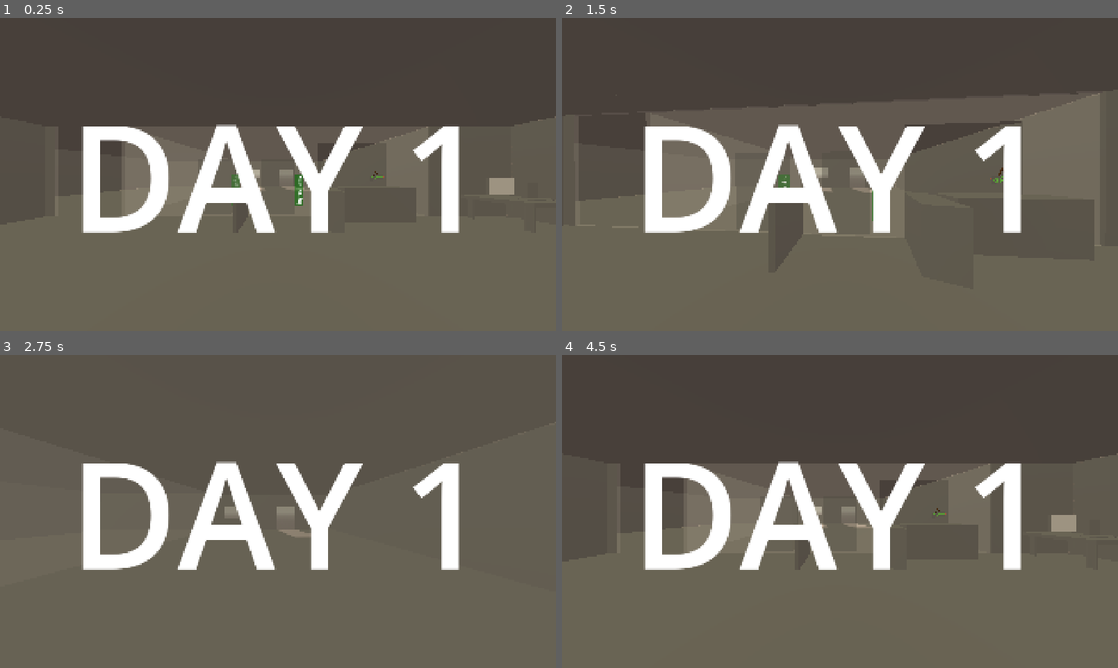
Above: before the commit, frames 1-4 (two rows, left to right).
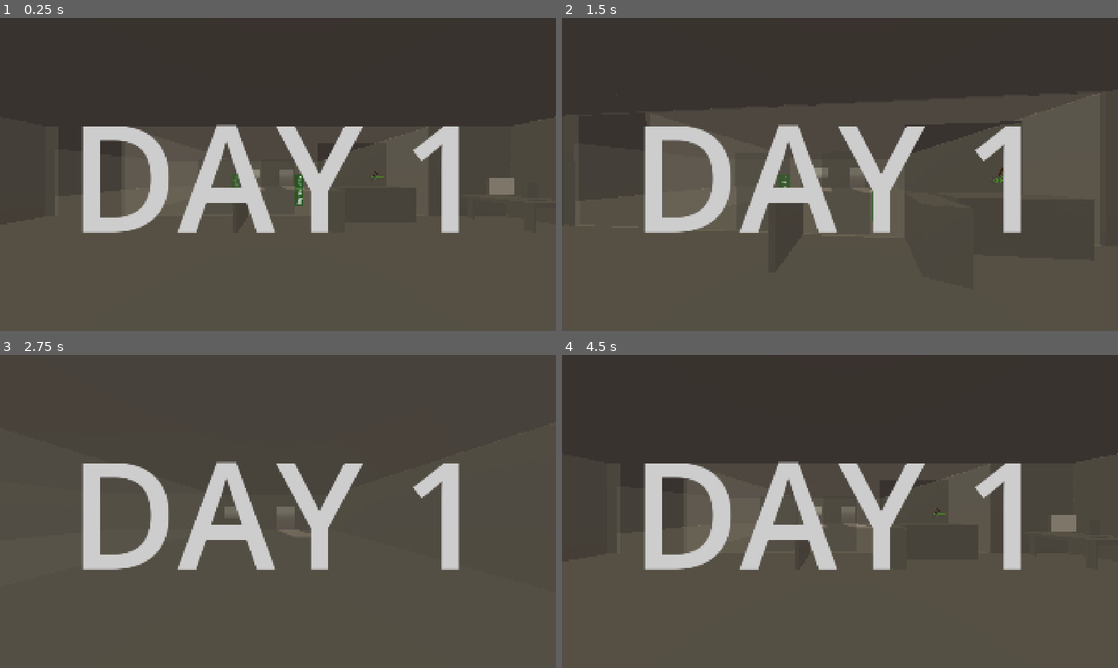
Above: after the commit, the same moments.

Repository: Sunday-Studio-Team/cafe
Game: Godot game, scene res://main.tscn
The game is run twice, just before and just after one commit, with the same random seed, the same clock (stepped at 60 frames per second) and the same inputs. The engine's default icon, where the game draws it, is replaced by a stand-in: a white triangle on a blue panel in a dark square.
Inputs (mouse positions are in pixels of both pictures, inside the frame that each line leads up to):
- Up to frame 1 (0.25 s): no input
- Up to frame 2 (1.5 s): tap Enter at 0.5 s; move the mouse to (867, 174) at 0.52 s; hold E (interact) 0.53-1.28 s; hold W (move_forward) from 0.53 s (still down); move the mouse to (812, 174) at 1.27 s; tap E (interact) at 1.35 s
- Up to frame 3 (2.75 s): keep holding W (move_forward); move the mouse to (289, 505) at 2.02 s; hold Shift (sprint) from 2.03 s (still down); tap E (interact) at 2.3 s
- Up to frame 4 (4.5 s): tap Space at 2.75 s; move the mouse to (834, 517) at 2.77 s; release Shift (sprint) at 2.78 s; tap I at 2.85 s; tap E (interact) at 3.05 s; tap Enter at 3.5 s; move the mouse to (878, 514) at 3.52 s; hold E (interact) 3.53-4.25 s; tap Escape (pause) at 4.15 s; release W (move_forward) at 4.25 s; click "restart" at 4.25 s

The runs differ from the first frame. In frame 1, 9.3% of the frame differs, in the area x 14-97%, y 32-69%; in frame 2, 9.5%, in the area x 2-97%, y 24-73%; in frame 3, 8.6%; in frame 4, 9.3%.

Commit message:
new end screen

Diff:
--- a/godot/autoloads/events.gd
+++ b/godot/autoloads/events.gd
@@ -12,6 +12,7 @@
 signal order_approved(customer: Customer)
 signal customer_left_machine(customer: Customer, drink_score: int)
 signal time_up
+signal end_screen_finished
 signal money_updated(new_value: float, old_value: float)
 signal customer_score_updated(new_value: int, old_value: int)
 signal alert_posted(message: String)
--- a/godot/main.gd
+++ b/godot/main.gd
@@ -101,7 +101,7 @@
 
 func _on_game_timer_timeout() -> void:
 	Events.time_up.emit()
-	await get_tree().create_timer(5, false).timeout
+	await Events.end_screen_finished
 	if (
 		Stats.daily_profit > Stats.daily_profit_goal
 		and Stats.employee_rating > Stats.employee_rating_goal
--- a/godot/main.tscn
+++ b/godot/main.tscn
@@ -18,8 +18,7 @@
 [ext_resource type="PackedScene" uid="uid://dltayqwtj31d1" path="res://ui/pause_menu.tscn" id="11_ycdy4"]
 [ext_resource type="PackedScene" uid="uid://ctyf8qliv65c4" path="res://security_cam.tscn" id="12_dg77c"]
 [ext_resource type="AudioStream" uid="uid://dqymj08g37g78" path="res://audio/time_low.mp3" id="14_yaehf"]
-[ext_resource type="AudioStream" uid="uid://cyuqv1naarl63" path="res://audio/win_shift.wav" id="15_074og"]
-[ext_resource type="AudioStream" uid="uid://cugnia44env4m" path="res://audio/lose_shift.wav" id="16_cegan"]
+[ext_resource type="PackedScene" uid="uid://c1vvwndvemdbo" path="res://ui/end_screen.tscn" id="21_getpj"]
 
 [sub_resource type="WorldBoundaryShape3D" id="WorldBoundaryShape3D_2cqfq"]
 
@@ -299,7 +298,7 @@
 [node name="Player" parent="." unique_id=1025923804 instance=ExtResource("4_1bvp3")]
 transform = Transform3D(1, 0, 0, 0, 1, 0, 0, 0, 1, 0, 0, 8)
 
-[node name="UI" type="CanvasLayer" parent="." unique_id=1922 …(288 unchanged characters)… "lose_points_sound", "low_time_sound", "win_shift_sound", "lose_shift_sound", "cctv_indicator", "alert_indicator")]
+[node name="UI" type="CanvasLayer" parent="." unique_id=1922 …(288 unchanged characters)… "lose_points_sound", "low_time_sound", "cctv_indicator", "alert_indicator")]
 script = ExtResource("5_lquwl")
 profit_label = NodePath("MarginContainer/VBoxContainer/HBoxContainer2/PanelContainer/Scores/Money")
 customer_happiness_label = NodePath("MarginContainer/VBoxContainer/HBoxContainer2/PanelContainer/Scores/Customer")
@@ -316,8 +315,6 @@
 gain_points_sound = NodePath("GainPointsSound")
 lose_points_sound = NodePath("LosePointsSound")
 low_time_sound = NodePath("LowTimeSound")
-win_shift_sound = NodePath("WinShiftSound")
-lose_shift_sound = NodePath("LoseShiftSound")
 cctv_indicator = NodePath("MarginContainer/VBoxContainer/HBoxContainer/CctvIndicator")
 alert_indicator = NodePath("MarginContainer/VBoxContainer/Alert")
 
@@ -487,14 +484,6 @@
 stream = ExtResource("14_yaehf")
 volume_db = -5.0
 
-[node name="WinShiftSound" type="AudioStreamPlayer" parent="UI" unique_id=423305280]
-stream = ExtResource("15_074og")
-volume_db = -5.0
-
-[node name="LoseShiftSound" type="AudioStreamPlayer" parent="UI" unique_id=724415653]
-stream = ExtResource("16_cegan")
-volume_db = -5.0
-
 [node name="PauseMenu" parent="." unique_id=1507952631 instance=ExtResource("11_ycdy4")]
 visible = false
 
@@ -540,5 +529,7 @@
 horizontal_alignment = 1
 vertical_alignment = 1
 
+[node name="EndScreen" parent="." unique_id=1100370049 instance=ExtResource("21_getpj")]
+
 [editable path="SecurityCams/SecurityCam2"]
 [editable path="SecurityCams/SecurityCam4"]
--- /dev/null
+++ b/godot/ui/end_screen.gd
@@ -0,0 +1,33 @@
+extends CanvasLayer
+
+@export var times_up: RichTextLabel
+@export var shift_cleared: RichTextLabel
+@export var shift_failed: RichTextLabel
+@export var time_up_sound: AudioStreamPlayer
+@export var win_shift_sound: AudioStreamPlayer
+@export var lose_shift_sound: AudioStreamPlayer
+
+
+func _ready() -> void:
+	Events.time_up.connect(_on_time_up)
+
+
+func _on_time_up() -> void:
+	get_tree().paused = true
+	times_up.show()
+	#time_up_sound.play()
+	await get_tree().create_timer(2).timeout
+	times_up.hide()
+
+	if (
+		Stats.daily_profit >= Stats.daily_profit_goal
+		and Stats.employee_rating >= Stats.employee_rating_goal
+	):
+		shift_cleared.show()
+		win_shift_sound.play()
+	else:
+		shift_failed.show()
+		lose_shift_sound.play()
+	await get_tree().create_timer(3).timeout
+	get_tree().paused = false
+	Events.end_screen_finished.emit()
--- /dev/null
+++ b/godot/ui/end_screen.tscn
@@ -0,0 +1,79 @@
+[gd_scene format=3 uid="uid://c1vvwndvemdbo"]
+
+[ext_resource type="Script" uid="uid://b8sg6i3bs1b3b" path="res://ui/end_screen.gd" id="1_70k24"]
+[ext_resource type="AudioStream" uid="uid://cyuqv1naarl63" path="res://audio/win_shift.wav" id="2_7ibj4"]
+[ext_resource type="AudioStream" uid="uid://cugnia44env4m" path="res://audio/lose_shift.wav" id="3_ayll7"]
+
+[sub_resource type="Theme" id="Theme_70k24"]
+default_font_size = 128
+
+[node name="EndScreen" type="CanvasLayer" unique_id=1100370049 node_paths=PackedStringArray("times_up", "shift_cleared", "shift_failed", "win_shift_sound", "lose_shift_sound")]
+process_mode = 3
+script = ExtResource("1_70k24")
+times_up = NodePath("MarginContainer/TimesUp")
+shift_cleared = NodePath("MarginContainer/ShiftCleared")
+shift_failed = NodePath("MarginContainer/ShiftFailed")
+win_shift_sound = NodePath("WinShiftSound")
+lose_shift_sound = NodePath("LoseShiftSound")
+
+[node name="MarginContainer" type="MarginContainer" parent="." unique_id=1052151646]
+anchors_preset = 15
+anchor_right = 1.0
+anchor_bottom = 1.0
+grow_horizontal = 2
+grow_vertical = 2
+mouse_filter = 2
+mouse_behavior_recursive = 1
+theme = SubResource("Theme_70k24")
+theme_override_constants/margin_left = 100
+theme_override_constants/margin_top = 100
+theme_override_constants/margin_right = 100
+theme_override_constants/margin_bottom = 100
+
+[node name="TimesUp" type="RichTextLabel" parent="MarginContainer" unique_id=1255215483]
+visible = false
+layout_mode = 2
+theme_override_font_sizes/bold_font_size = 256
+bbcode_enabled = true
+text = "[b]TIME'S
+UP! ⌛️"
+horizontal_alignment = 1
+vertical_alignment = 1
+
+[node name="ShiftCleared" type="RichTextLabel" parent="MarginContainer" unique_id=1334439900]
+visible = false
+layout_mode = 2
+theme_override_font_sizes/bold_font_size = 256
+bbcode_enabled = true
+text = "[b][color=green]SHIFT
+CLEARED ✅"
+horizontal_alignment = 1
+vertical_alignment = 1
+
+[node name="ShiftFailed" type="RichTextLabel" parent="MarginContainer" unique_id=83469973]
+visible = false
+layout_mode = 2
+theme_override_font_sizes/bold_font_size = 256
+bbcode_enabled = true
+text = "[b][color=red]SHIFT
+FAILED ❌"
+horizontal_alignment = 1
+vertical_alignment = 1
+
+[node name="Background" type="ColorRect" parent="." unique_id=1075982474]
+anchors_preset = 15
+anchor_right = 1.0
+anchor_bottom = 1.0
+grow_horizontal = 2
+grow_vertical = 2
+mouse_filter = 2
+mouse_behavior_recursive = 1
+color = Color(0, 0, 0, 0.19607843)
+
+[node name="WinShiftSound" type="AudioStreamPlayer" parent="." unique_id=1550327974]
+stream = ExtResource("2_7ibj4")
+volume_db = -10.0
+
+[node name="LoseShiftSound" type="AudioStreamPlayer" parent="." unique_id=18379381]
+stream = ExtResource("3_ayll7")
+volume_db = -5.0
--- a/godot/ui/ui.gd
+++ b/godot/ui/ui.gd
@@ -17,8 +17,6 @@
 @export var gain_points_sound: AudioStreamPlayer
 @export var lose_points_sound: AudioStreamPlayer
 @export var low_time_sound: AudioStreamPlayer
-@export var win_shift_sound: AudioStreamPlayer
-@export var lose_shift_sound: AudioStreamPlayer
 @export var cctv_indicator: TextureRect
 @export var alert_indicator: Label
 
@@ -28,7 +26,6 @@
 
 
 func _ready() -> void:
-	Events.time_up.connect(_on_time_up)
 	Events.money_updated.connect(
 		func(new_value: float, old_value: float):
 			_on_score_updated(ScoreType.MONEY, new_value, old_value)
@@ -44,6 +41,7 @@
 			objective.hide()
 	)
 	Events.alert_posted.connect(func(message): _on_alert_posted(message))
+	Events.time_up.connect(func(): hide())
 
 	score_update_label.modulate = Color.TRANSPARENT
 	alert_indicator.modulate.a = 0
@@ -234,19 +232,3 @@
 	create_tween().tween_property(score_label_to_tween, "modulate", Color.WHITE, 0.75).from(color)
 	score_update_label.text += "%s %s" % [abs(int(change)), Global.score_update_message]
 	score_update_tween.tween_property(score_update_label, "modulate:a", 0, 2)
-
-
-func _on_time_up() -> void:
-	if (
-		Stats.employee_rating >= Stats.employee_rating_goal
-		and Stats.daily_profit >= Stats.daily_profit_goal
-	):
-		end_text.text = "[color=green][b]shift complete ![/b]"
-		win_shift_sound.play()
-		if Global.day == Global.final_day:
-			end_text.text += "\nthanks for playing"
-		else:
-			end_text.text += "\nloading next day..."
-	else:
-		end_text.text = "[color=red][b]shift failed ![/b]\ngame over"
-		lose_shift_sound.play()
Not shown, added: godot/ui/end_screen.gd.uid
